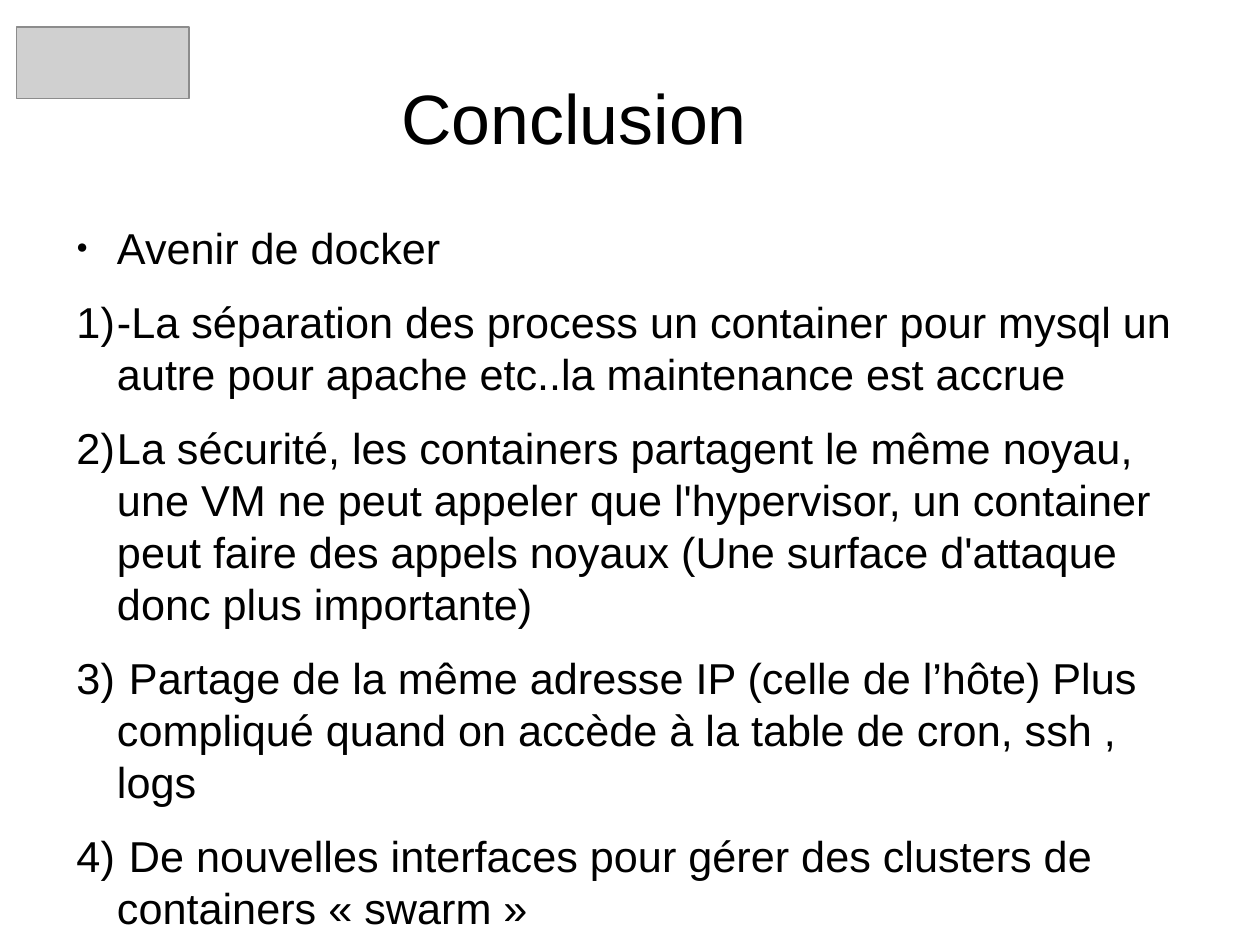
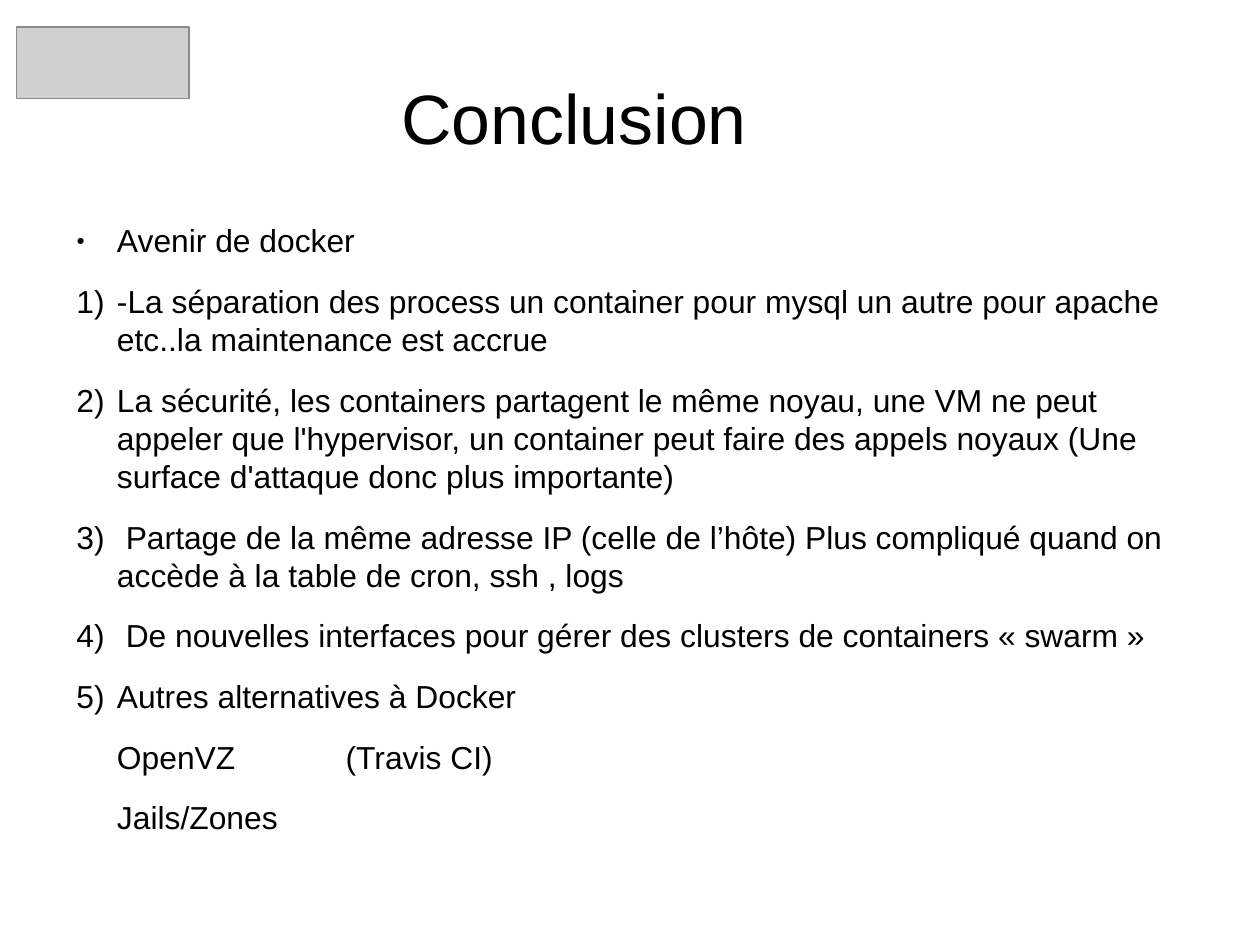
Before and after one commit to heylve/current, a slide deck: slide 20 of Rencontre_devs/docker_dev_conf_20_11_2017.odp. Drawn at 1260x945 pixels with LibreOffice and Linux fonts; fonts in the diff are those of the drawing; grey boxes stand for pictures. Boxes give left, top, right and bottom in pixels: in the first picture for what was removed or moved away, otherwise in the second. Text is boxed around its words. In the diff, an @@ line names an element or a change of style, - is before the commit and + after.

```diff
--- a/Rencontre_devs/docker_dev_conf_20_11_2017.odp
+++ b/Rencontre_devs/docker_dev_conf_20_11_2017.odp
@@ text at <box>117,229,1162,653</box>: size 27.2 to 20 pt in "Avenir de docker", "-La séparation des process un container pour ...", "La sécurité, les containers partagent le même ...", "Partage de la même adresse IP (celle ..." and 1 more places @@
@@ text at <box>117,684,516,774</box>: paragraphs added @@
+5) Autres alternatives à Docker
+OpenVZ (Travis CI)
+Jails/Zones
```
Also in this commit, not shown: 3 other slides changed, 1 slide added.
